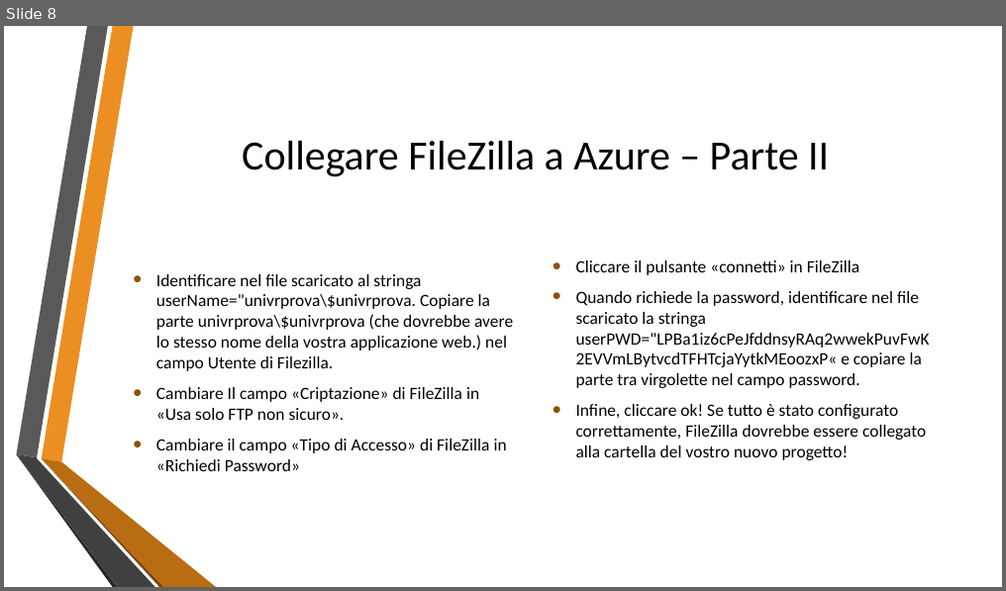
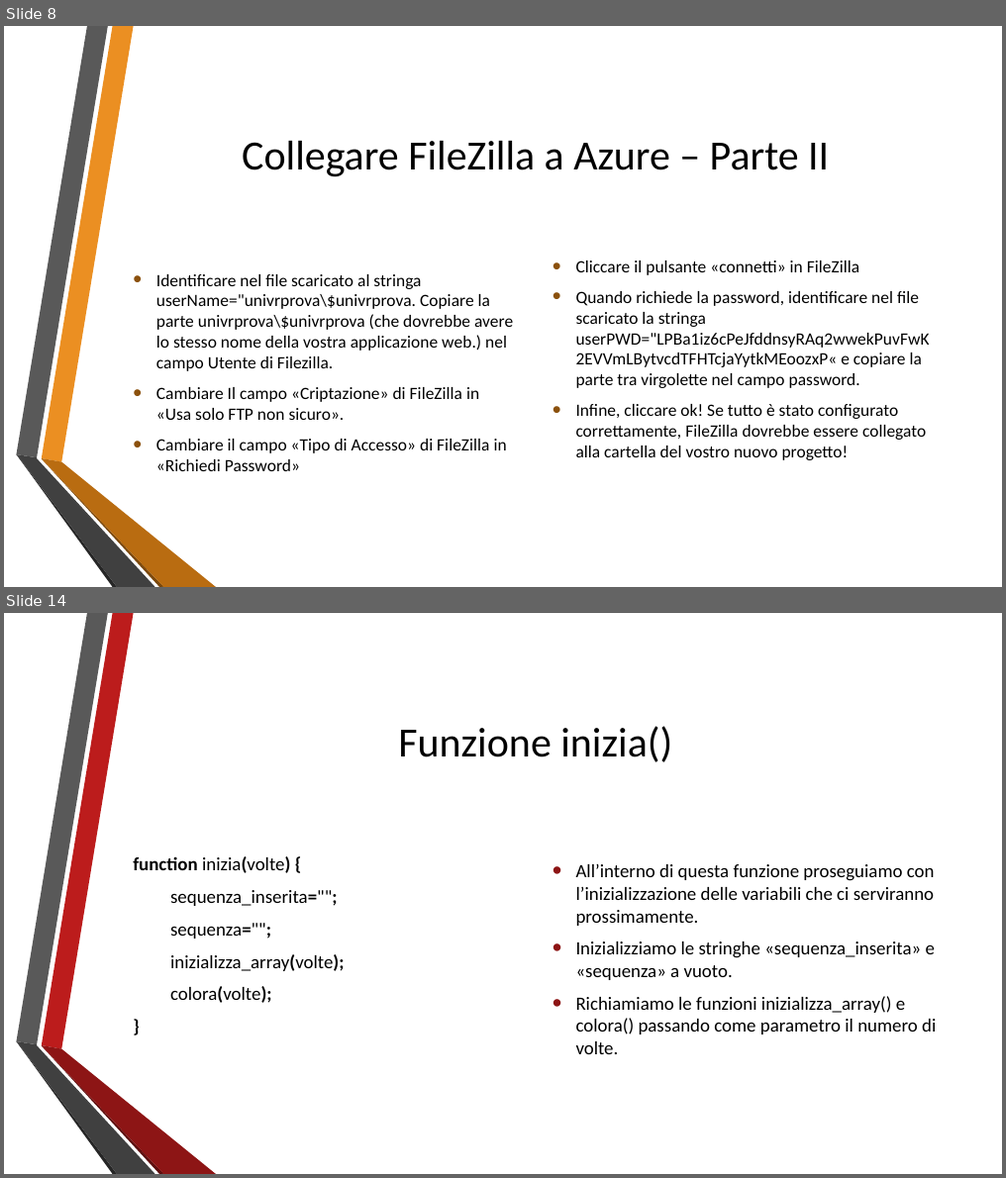
Before and after one commit to lpleo/galileiWebApp, a slide deck: Slide/Presentazione_Evento.pptx. Shown one above the other, each under a label of ours: slide 8 before the commit, slides 8 and 14 after it; the slides between them are not shown. The pictures are 1006x591 and 1006x1178 pixels, drawn with LibreOffice and Linux fonts; fonts in the diff are those of the drawing; background and template pictures are left out. Boxes give left, top, right and bottom in pixels: in the first picture for what was removed or moved away, otherwise in the second. Text is boxed around its words. In the diff, an @@ line names an element or a change of style, - is before the commit and + after.

```diff
--- a/Slide/Presentazione_Evento.pptx
+++ b/Slide/Presentazione_Evento.pptx
@@ slide 14 added at (4, 613, 1002, 1174), background picture (left out); not listed: 3 template elements that a slide beside it also shows @@
@@ freeform shape added at (42, 613, 134, 1050), fill #BC1C1C @@
@@ title added at (398, 726, 672, 762), 40 pt, text #000000 @@
+Funzione inizia()
@@ text added at (133, 857, 344, 1003), 18 pt, text #000000 @@
+function inizia(volte) {
+sequenza_inserita="";
+sequenza="";
+inizializza_array(volte);
+colora(volte);
+}
@@ text added at (576, 864, 936, 1055), 18 pt, text #000000 @@
+• All’interno di questa funzione proseguiamo con l’inizializzazione delle variabili che ci serviranno prossimamente.
+• Inizializziamo le stringhe «sequenza_inserita» e «sequenza» a vuoto.
+• Richiamiamo le funzioni inizializza_array() e colora() passando come parametro il numero di volte.
@@ freeform shape added at (42, 1047, 164, 1174), fill #5E0E0E @@
@@ freeform shape added at (42, 1046, 216, 1174), fill #8D1515 @@
```
Also in this commit, not shown: 2 slides changed, 13 other slides added.
